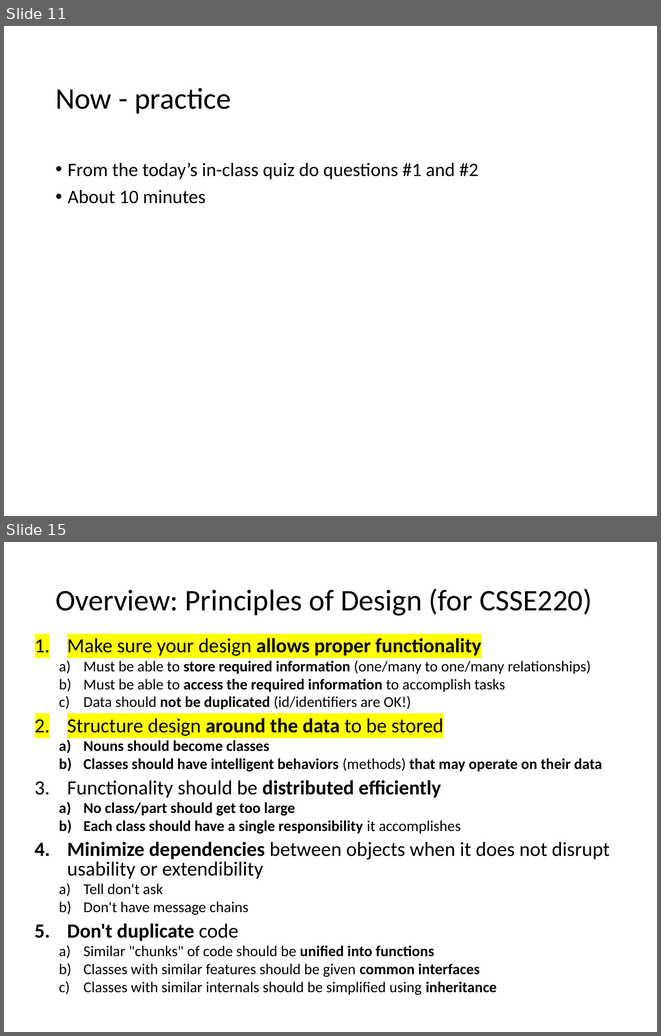
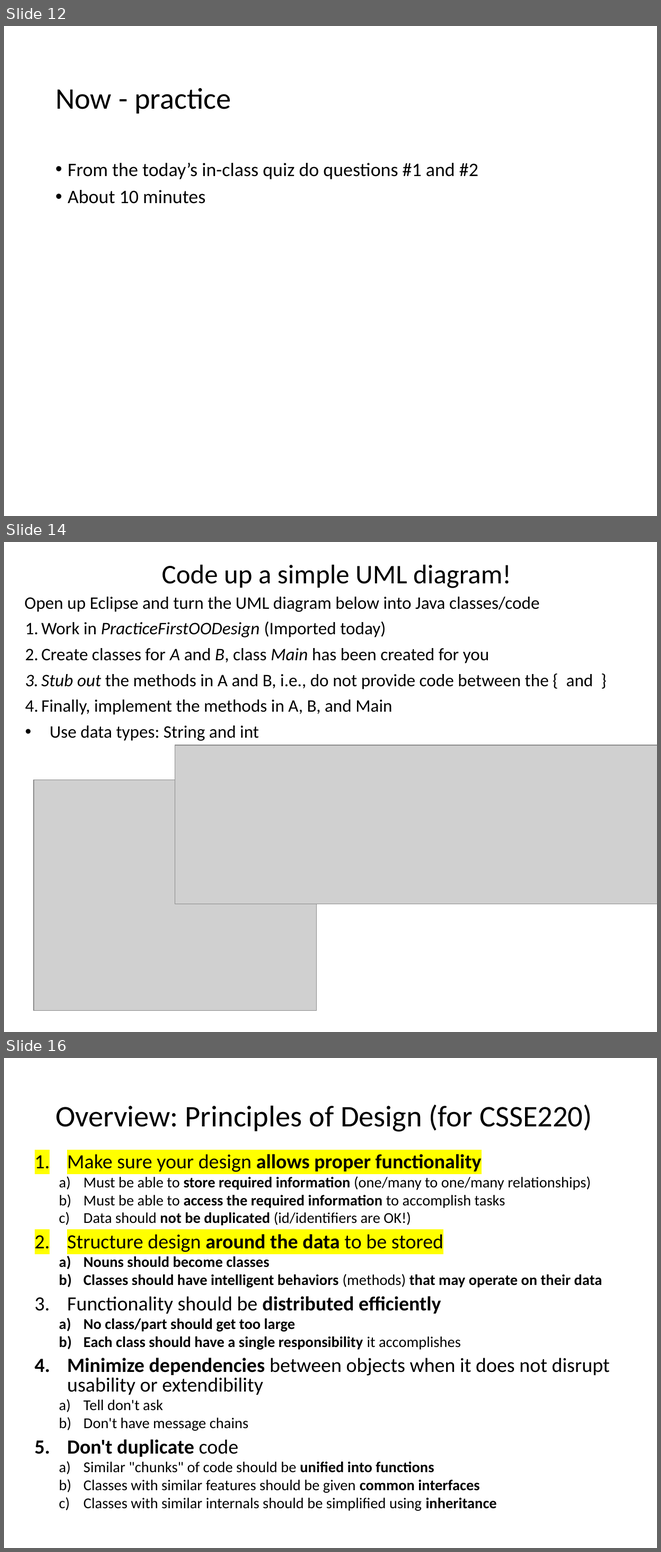
Before and after one commit to RHIT-CSSE/csse220, a slide deck: ClassMaterials/SETechniques/Slides/SoftwareEngineeringTechniques.pptx. Shown one above the other, each under a label of ours: slides 11 and 15 before the commit, slides 12, 14 and 16 after it; the slides between them are not shown. The pictures are 661x1036 and 661x1552 pixels, drawn with LibreOffice and Linux fonts; fonts in the diff are those of the drawing; grey boxes stand for pictures. Boxes give left, top, right and bottom in pixels: in the first picture for what was removed or moved away, otherwise in the second. Text is boxed around its words. In the diff, an @@ line names an element or a change of style, - is before the commit and + after.

```diff
--- a/ClassMaterials/SETechniques/Slides/SoftwareEngineeringTechniques.pptx
+++ b/ClassMaterials/SETechniques/Slides/SoftwareEngineeringTechniques.pptx
@@ slide 14 added at box(4, 542, 657, 1032), background #FFFFFF @@
@@ title added at box(162, 564, 511, 588), 29.7 pt, text #000000 @@
+Code up a simple UML diagram!
@@ text added at box(25, 597, 593, 741), 19.4 pt, text #000000 @@
+Open up Eclipse and turn the UML diagram below into Java classes/code
+1. Work in PracticeFirstOODesign (Imported today)
+2. Create classes for A and B, class Main has been created for you
+3. Stub out the methods in A and B, i.e., do not provide code between the { and }
+4. Finally, implement the methods in A, B, and Main
+• Use data types: String and int
@@ picture added at box(175, 745, 657, 904) @@
@@ picture added at box(33, 779, 316, 1010) @@
@@ what was slide 11 is now slide 12 @@
@@ what was slide 15 is now slide 16 @@
```
Also in this commit, not shown: 5 slides changed, 2 other slides added, 3 slides removed.
